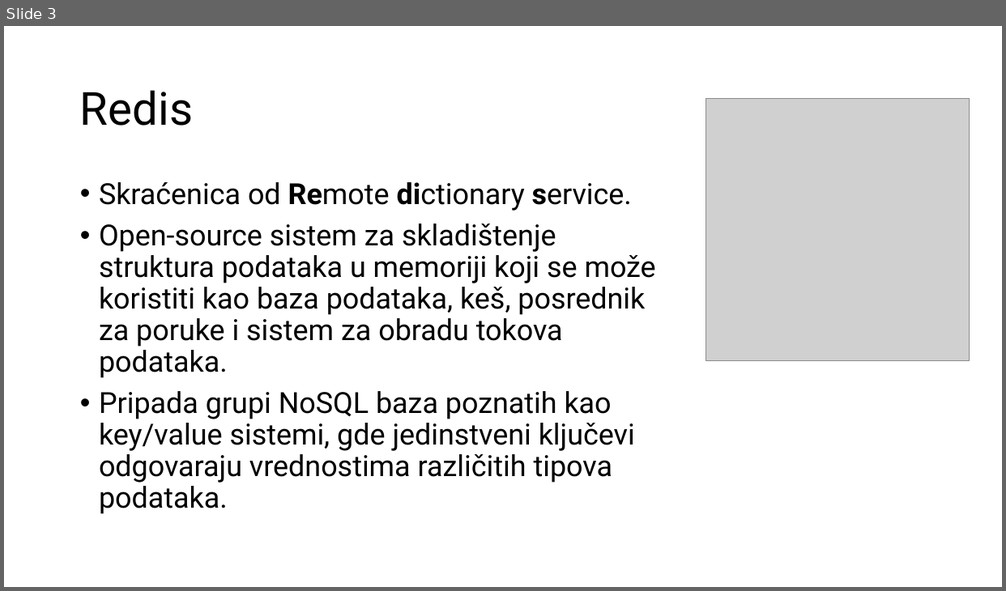
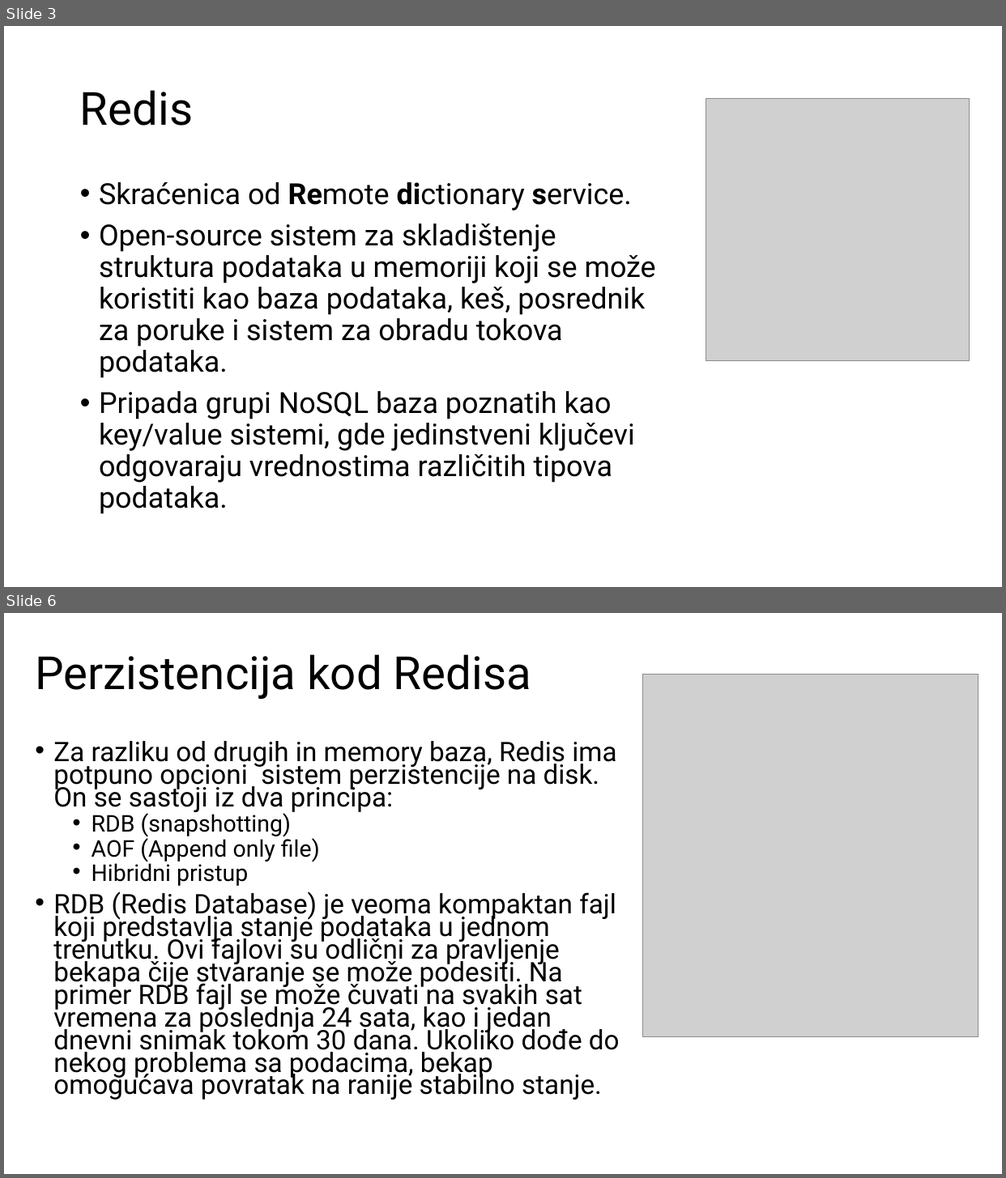
Before and after one commit to radisa-markovic/redis-mongodb-imdb-vs-ondisk, a slide deck: Redis i Mongo.pptx. Shown one above the other, each under a label of ours: slide 3 before the commit, slides 3 and 6 after it; the slides between them are not shown. The pictures are 1006x591 and 1006x1178 pixels, drawn with LibreOffice and Linux fonts; fonts in the diff are those of the drawing; grey boxes stand for pictures. Boxes give left, top, right and bottom in pixels: in the first picture for what was removed or moved away, otherwise in the second. Text is boxed around its words. In the diff, an @@ line names an element or a change of style, - is before the commit and + after.

```diff
--- a/Redis i Mongo.pptx
+++ b/Redis i Mongo.pptx
@@ slide 6 added at <box>4,613,1002,1174</box>, background #FFFFFF @@
@@ title added at <box>35,654,531,699</box>, 44 pt, text #000000 @@
+Perzistencija kod Redisa
@@ picture added at <box>642,675,978,1037</box> @@
@@ text added at <box>53,741,620,1100</box>, 25.9 pt, text #000000 @@
+• Za razliku od drugih in memory baza, Redis ima potpuno opcioni sistem perzistencije na disk. On se sastoji iz dva principa:
+  • RDB (snapshotting)
+  • AOF (Append only file)
+  • Hibridni pristup
+• RDB (Redis Database) je veoma kompaktan fajl koji predstavlja stanje podataka u jednom trenutku. Ovi fajlovi su odlični za pravljenje bekapa čije stvaranje se može podesiti. Na primer RDB fajl se može čuvati na svakih sat vremena za poslednja 24 sata, kao i jedan dnevni snimak tokom 30 dana. Ukoliko dođe do nekog problema sa podacima, bekap omogućava povratak na ranije stabilno stanje.
```
Also in this commit, not shown: 1 slide changed, 8 other slides added.
